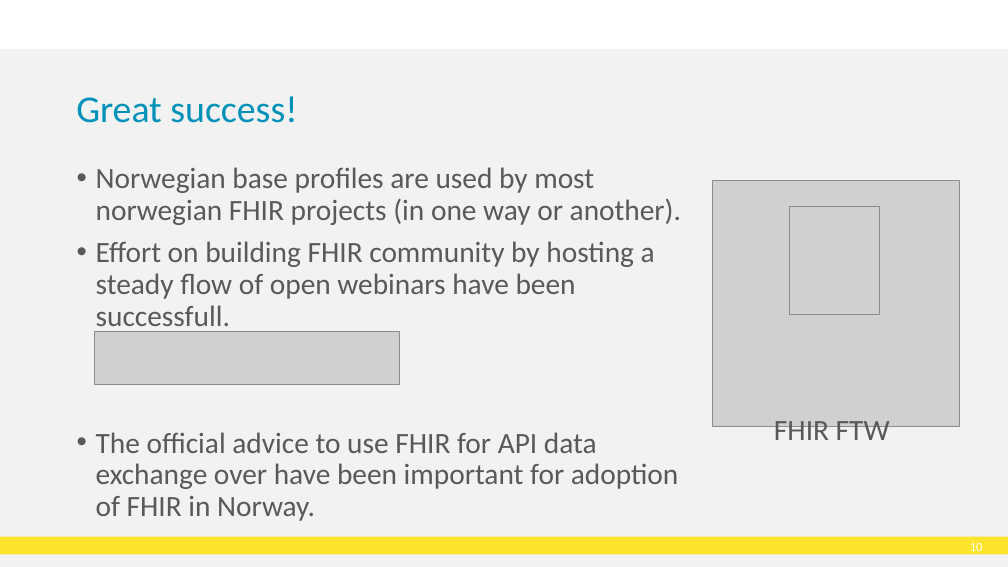
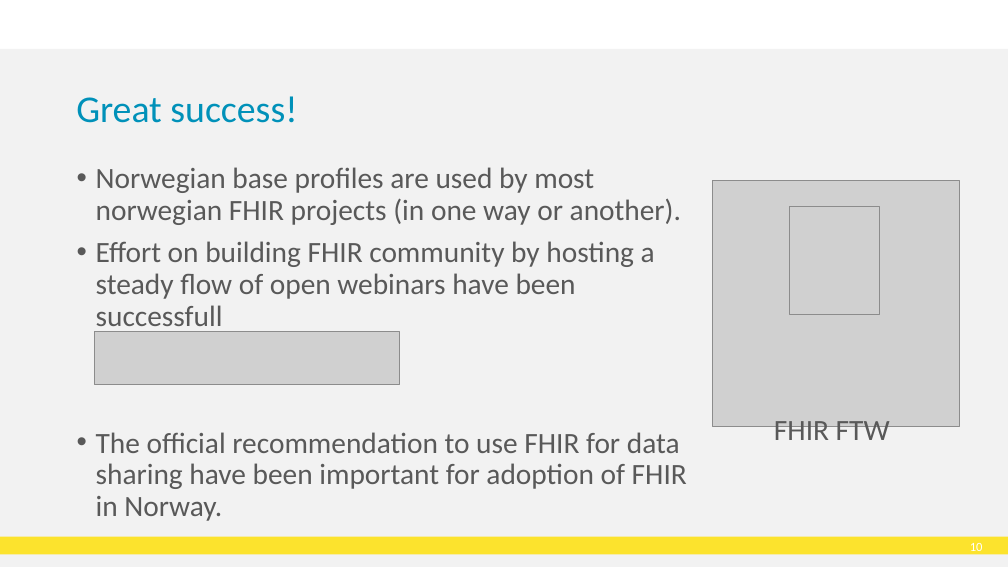
Before and after one commit to HL7Norway/best-practice, a slide deck: slide 11 of docs/presentasjoner/DD23_CT_230508_Thomas_Tveit_Rosenlund_FHIR-in-Norway.pptx. Drawn at 1008x567 pixels with LibreOffice and Linux fonts; fonts in the diff are those of the drawing; grey boxes stand for pictures; background and template pictures are left out. Boxes give left, top, right and bottom in pixels: in the first picture for what was removed or moved away, otherwise in the second. Text is boxed around its words. In the diff, an @@ line names an element or a change of style, - is before the commit and + after.

```diff
--- a/docs/presentasjoner/DD23_CT_230508_Thomas_Tveit_Rosenlund_FHIR-in-Norway.pptx
+++ b/docs/presentasjoner/DD23_CT_230508_Thomas_Tveit_Rosenlund_FHIR-in-Norway.pptx
@@ text at box(96, 241, 687, 521): text changed @@
-• Effort on building FHIR community by hosting a steady flow of open webinars have been successfull.
-• The official advice to use FHIR for API data exchange over have been important for adoption of FHIR in Norway.
+• Effort on building FHIR community by hosting a steady flow of open webinars have been successfull
+• The official recommendation to use FHIR for data sharing have been important for adoption of FHIR in Norway.
```
Also in this commit, not shown: 5 other slides changed, 1 slide added.
